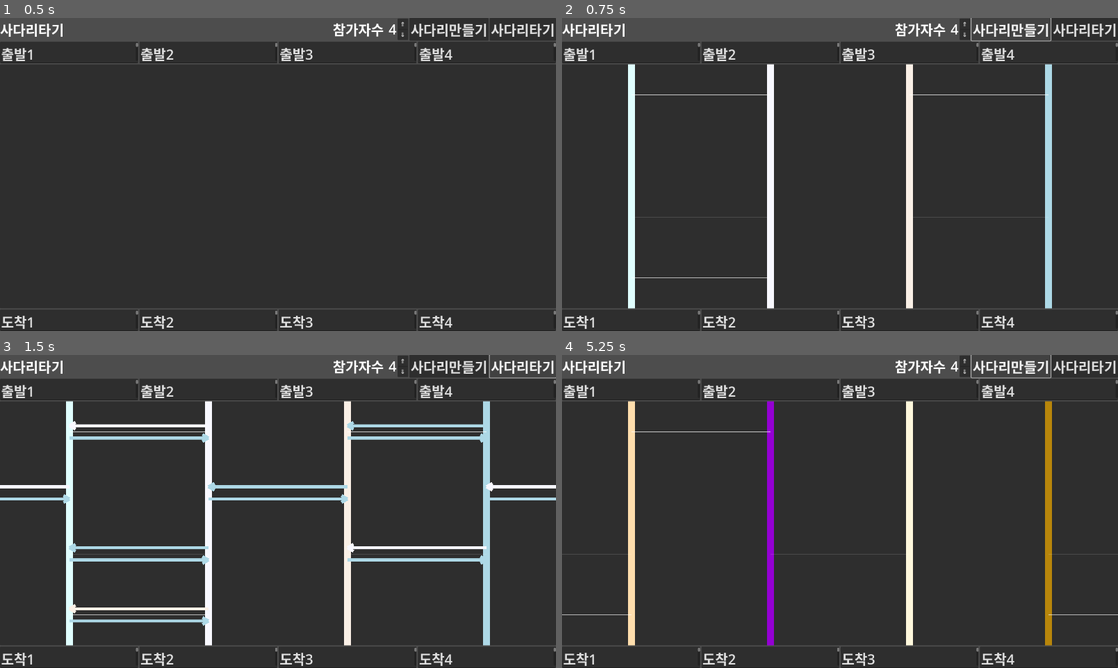
Above: before the commit, frames 1-4 (two rows, left to right).
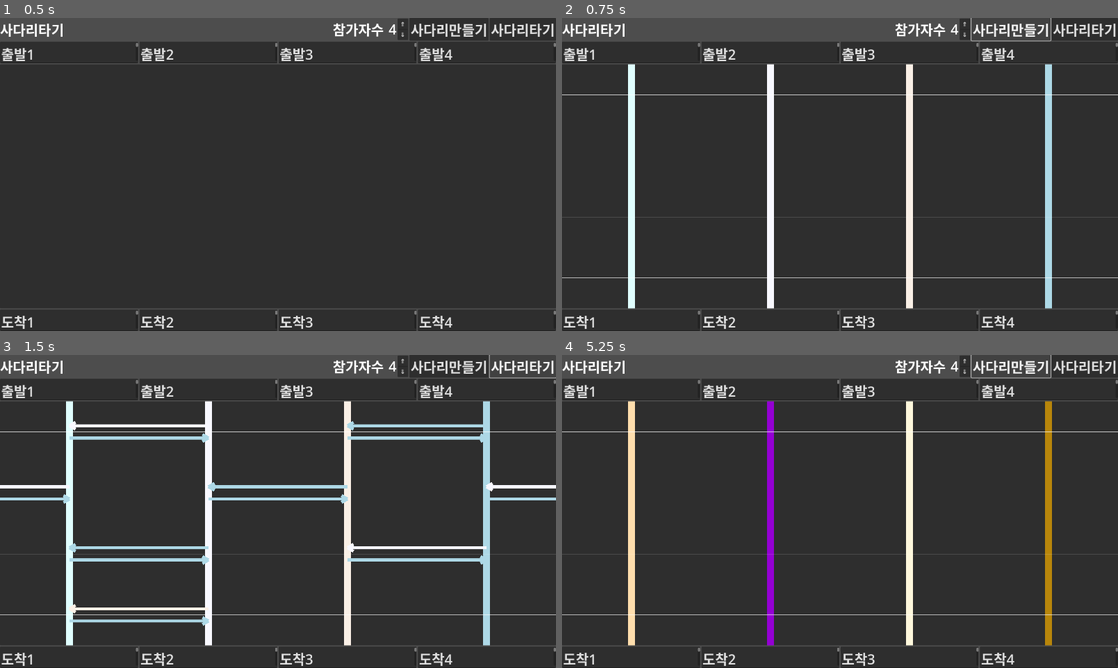
Above: after the commit, the same moments.

Repository: kasworld/gd4laddergame
Game: Godot game, scene res://사다리타기.tscn
Same seed, same stepped clock (60 frames per second), same inputs: the game is played once before the commit and once after it.
Inputs:
- Up to frame 1 (0.5 s): no input
- Up to frame 2 (0.75 s): click "사다리만들기" at 0.5 s
- Up to frame 3 (1.5 s): click "사다리타기" at 1.25 s
- Up to frame 4 (5.25 s): click "⇑" at 2 s; click "⇓" at 2.75 s; click "⇑" at 3.5 s; click "⇓" at 4.25 s; click "사다리만들기" at 5 s

Frame 1 is identical in both runs. In frame 2, 0.4% of the frame differs, in the area x 0-100%, y 24-84%; in frame 3, 0.4%; in frame 4, 0.4%.

Commit message:
사다리구성자료료

Diff:
--- a/사다리타기.gd
+++ b/사다리타기.gd
@@ -6,48 +6,46 @@
 @onready var 사다리문제 = $"사다리들/문제"
 @onready var 사다리풀이 = $"사다리들/풀이"
 
-# Array[참가자수][참가자수*4]Bool
-var 사다리만들기자료 :Array
-# Array[참가자수][참가자수*4][참가자번호:int*2]
-var 사다리풀이자료 :Array
-var 참가자색 :Array = []
+class 사다리구성자료:
+	var 왼쪽연결길 :bool # 존재여부
+	var 왼쪽가는길 :int # 참가자번호
+	var 오른쪽가는길 :int # 참가자번호
+	func _init() -> void:
+		왼쪽연결길 = false # 없음
+		왼쪽가는길 = -1 # 미사용
+		오른쪽가는길 = -1 # 미사용
+	func _to_string() -> String:
+		return "[%s %d %d]" % [왼쪽연결길,왼쪽가는길,오른쪽가는길]
 
-func 만들기자료_보기():
+# Array[참가자수][참가자수*4]사다리구성자료
+var 사다리자료 :Array
+var 참가자색 :PackedColorArray = []
+
+func 사다리자료_보기():
 	var 칸수 = 사다리칸수()
 	for y in 칸수.y:
-		print(사다리만들기자료[y])
-
-func 풀이자료_보기():
-	var 칸수 = 사다리칸수()
-	for y in 칸수.y:
-		print(사다리풀이자료[y])
+		print(사다리자료[y])
 
 func 사다리자료_만들기() -> void:
 	# 초기화
-	사다리만들기자료 = []
-	사다리풀이자료 = []
+	var 칸수 = 사다리칸수()
 	참가자색 = []
-	var 칸수 = 사다리칸수()
-	for i in 칸수.x:
-		사다리만들기자료.append([])
-		사다리풀이자료.append([])
-		for j in 칸수.y:
-			사다리만들기자료[i].append(false)
-			사다리풀이자료[i].append([-1,-1])
-
 	for i in 칸수.x:
 		참가자색.append(NamedColorList.color_list.pick_random()[0])
+	사다리자료 = []
+	for i in 칸수.x:
+		사다리자료.append([])
+		for j in 칸수.y:
+			사다리자료[i].append(사다리구성자료.new())
 
 	# 문제 만들기
 	for y in 칸수.y:
 		for x in 칸수.x:
 			if randf() < 0.5:
 				continue
-			if 사다리만들기자료[(x-1+칸수.x)%칸수.x][y] or 사다리만들기자료[(x+1)%칸수.x][y]:
+			if 사다리자료[(x-1+칸수.x)%칸수.x][y].왼쪽연결길 or 사다리자료[(x+1)%칸수.x][y].왼쪽연결길:
 				continue
-			사다리만들기자료[x][y] = true
-
-	만들기자료_보기()
+			사다리자료[x][y].왼쪽연결길 = true
 
 	# 풀이 만들기
 	# 각 줄을 순서대로 타고
@@ -55,18 +53,18 @@
 		var 현재줄번호 = 참가자번호
 		# 아래로 내려가면서 좌우로 이동
 		for y in 칸수.y:
-			if 사다리만들기자료[현재줄번호][y] == true:
+			if 사다리자료[현재줄번호][y].왼쪽연결길 == true:
 				# 왼쪽으로 한칸 이동
-				사다리풀이자료[현재줄번호][y][0] = 참가자번호
+				사다리자료[현재줄번호][y].왼쪽가는길 = 참가자번호
 				현재줄번호 = (현재줄번호-1 + 칸수.x) %칸수.x
 				continue
-			if 사다리만들기자료[(현재줄번호+1)%칸수.x][y] == true:
+			if 사다리자료[(현재줄번호+1)%칸수.x][y].왼쪽연결길 == true:
 				# 오른쪽으로 한칸 이동
-				사다리풀이자료[현재줄번호][y][1] = 참가자번호
+				사다리자료[현재줄번호][y].오른쪽가는길 = 참가자번호
 				현재줄번호 = (현재줄번호+1) % 칸수.x
 				continue
 
-	풀이자료_보기()
+	사다리자료_보기()
 
 func _ready() -> void:
 	var fsize = preload("res://사다리타기.tres").default_font_size
@@ -109,7 +107,7 @@
 
 	for y in 칸수.y:
 		for x in 칸수.x+1:
-			if 사다리만들기자료[x%칸수.x][y]:
+			if 사다리자료[x%칸수.x][y]:
 				var 가로줄 = Line2D.new()
 				가로줄.default_color = Color.WHITE
 				가로줄.width = 1 #간격.y/10
@@ -128,7 +126,7 @@
 	var shift = Vector2(0, 간격.y/10)
 	for y in 칸수.y:
 		for x in 칸수.x+1:
-			var 참가번호 = 사다리풀이자료[x%칸수.x][y][0]
+			var 참가번호 = 사다리자료[x%칸수.x][y].왼쪽가는길
 			if  참가번호 < 0:
 				continue
 			#if y == 0:
@@ -138,12 +136,12 @@
 			#세로줄.init_2_point(세로줄위치(x,y), 세로줄위치(x,y+1)-shift, 참가자색[참가번호], 간격.x/10/10, 0.3)
 			#사다리풀이.add_child(세로줄)
 
-			참가번호 = 사다리풀이자료[x%칸수.x][y][0] # 왼쪽
+			참가번호 = 사다리자료[x%칸수.x][y].왼쪽가는길
 			var 가로줄 = 화살표.instantiate()
 			가로줄.init_2_point(가로줄위치(x+1,y)-shift, 가로줄위치(x,y)-shift, 참가자색[참가번호], 간격.y/10/2, 0.05)
 			사다리풀이.add_child(가로줄)
 
-			참가번호 = 사다리풀이자료[x%칸수.x][y][1] # 오른쪽
+			참가번호 = 사다리자료[x%칸수.x][y].오른쪽가는길
 			가로줄 = 화살표.instantiate()
 			가로줄.init_2_point(가로줄위치(x,y)+shift, 가로줄위치(x+1,y)+shift, 참가자색[참가번호], 간격.y/10/2, 0.05)
 			사다리풀이.add_child(가로줄)
